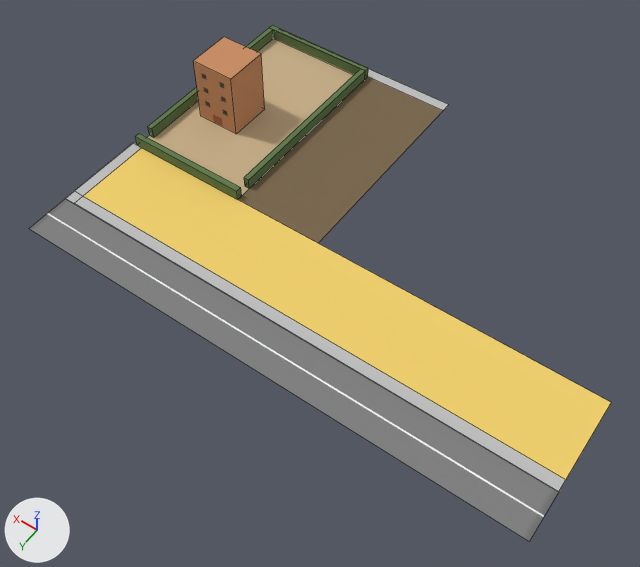
One commit to the Blender file assets/models/chunks/paseo.blend: the scene before it, then after it.
One viewpoint serves both versions: a 50 mm lens placed at (-90.6, 57.2, 105.2), pointed at (-42.0, -10.9, -1.8). Lighting does not change. The marker at lower left points along +X, +Y and +Z. The first picture is the older version. Mesh edges are drawn as thin lines.

The older version as bpy lines, for what is in view:
```python
me_plane = bpy.data.meshes.new('Plane')
me_plane.from_pydata(...)  # 4 vertices, 1 face; spans x -0.74..1.02, y -1.0..1.0, z 0.0
me_plane.materials.append(mat_material)  # picture img_road_horizontal_png
me_plane_001 = bpy.data.meshes.new('Plane.001')
me_plane_001.from_pydata(...)  # 14 vertices, 8 faces; spans x -87.0..1.0, y -16.0..0.0, z 0.0..0.1
# faces by material slot: [1, 7]
me_plane_001.materials.append(mat_sand)  # yellow #f2d16b
me_plane_001.materials.append(mat_sidewalk)  # light grey #bfbfbf
# before: 4 (-87.0, 0.0, 0.1) at pixel (558, 491), 5 (-87.0, 0.0, 0.0) at pixel (558, 492), 6 (-87.0, -16.0, 0.1) at pixel (611, 402), 10 (-87.0, -2.0, 0.1) at pixel (565, 479)
me_plane_004 = bpy.data.meshes.new('Plane.004')
me_plane_004.from_pydata([(-1.6, -14.0, 0.1), (1.1, -14.0, 0.1), (-1.6, 24.0, 0.1), (1.1, 24.0, 0.1), (-0.5, -14.0, 0.1), (-0.5, 24.0, 0.1), (-1.6, -16.0, 0.1), (1.1, -16.0, 0.1), (-1.6, -16.0, 0.0), (1.1, -16.0, 0.0)], [], [(4, 1, 3, 5), (0, 4, 5, 2), (1, 4, 0, 6, 7), (7, 6, 8, 9)])
for i in [1]: me_plane_004.polygons[i].material_index = 1
for i in [2, 3]: me_plane_004.polygons[i].material_index = 2
me_plane_004.materials.append(mat_ground)  # beige #c9b08a
me_plane_004.materials.append(mat_poor)  # brown #7a674c
me_plane_004.materials.append(mat_sidewalk_001)  # light grey #bfbfbf
ob_paseo = bpy.data.objects.new('Paseo', me_plane_001)
ob_paseo.location = (0.0, 0.0, 0.0)
ob_plane_001 = bpy.data.objects.new('Plane.001', me_plane_004)
ob_plane_001.location = (-15.0, -40.0, 0.0)
ob_plane_001.scale = (14.0, 1.0, 1.0)
ob_road = bpy.data.objects.new('Road', me_plane)
ob_road.location = (-50.0, 4.0, 0.0)
ob_road.scale = (50.0, 4.0, 1.0)
# also in view: 'Plane' at (-8.0, -32.0, 6.0); 'Hedges' at (-11.0, -35.0, 1.1)
```
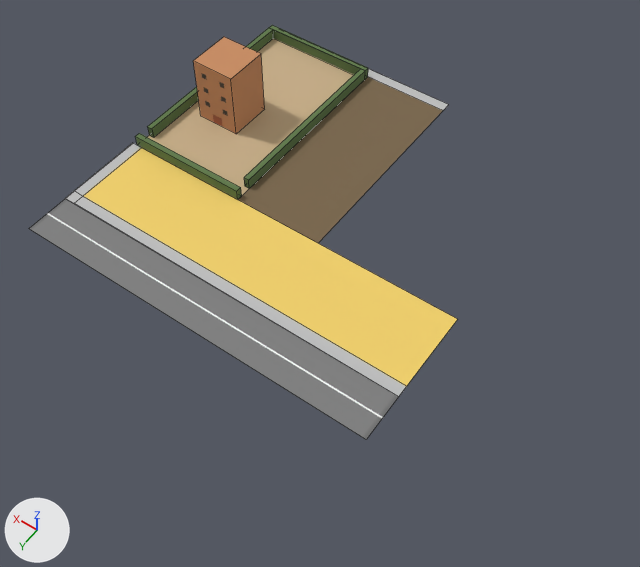
The change, as a list of edits to the scene's bpy script:
```text
Change me_plane_001:
    used by ob_paseo; location = (0.0, 0.0, 0.0)
    remove me_plane_001.from_pydata(...)  # 14 vertices, 8 faces; spans x -87.0..1.0, y -16.0..0.0, z 0.0..0.1
    add me_plane_001.from_pydata(...)  # 14 vertices, 8 faces; spans x -63.0..1.0, y -16.0..0.0, z 0.0..0.1
    me_plane_001 part 1
    add for i in [4, 5, 6, 10]: me_plane_001.vertices[i].co += Vector((24.0, 0.0, 0.0))
Change me_plane:
    used by ob_road; location = (-50.0, 4.0, 0.0); scale = (50.0, 4.0, 1.0)
    remove me_plane.from_pydata(...)  # 4 vertices, 1 face; spans x -0.74..1.02, y -1.0..1.0, z 0.0
    add me_plane.from_pydata(...)  # 4 vertices, 1 face; spans x -0.26..1.02, y -1.0..1.0, z 0.0
    me_plane part 2
    me_plane.vertices[0].co: (-0.74, -1.0, 0.0) -> (-0.26, -1.0, 0.0)  # pixel (558, 492) -> pixel (398, 396)
    me_plane.vertices[2].co: (-0.74, 1.0, 0.0) -> (-0.26, 1.0, 0.0)  # pixel (529, 541) -> pixel (366, 439)
```

Pixel boxes (x1, y1, x2, y2) of what changed, in the pictures (640 x 567 px; the box of a moved part takes in the faces that stretch with it):
'Paseo', reshaped (28% narrower, 27% shorter)
    before: (65, 143, 611, 492)
    after: (65, 143, 457, 397)
'Road', reshaped (30% narrower, 30% shorter)
    before: (29, 199, 558, 541)
    after: (29, 199, 398, 439)
part 1 of me_plane_001, moved or reshaped
    before: (219, 289, 611, 492)
    after: (219, 289, 457, 397)
